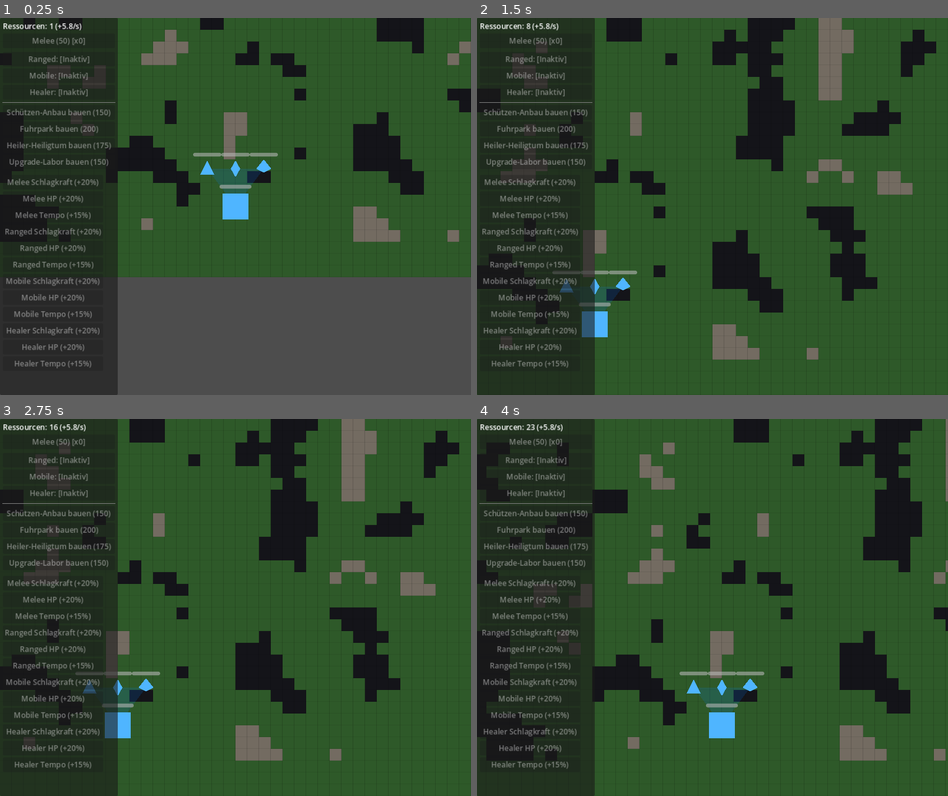
Above: before the commit, frames 1-4 (two rows, left to right).
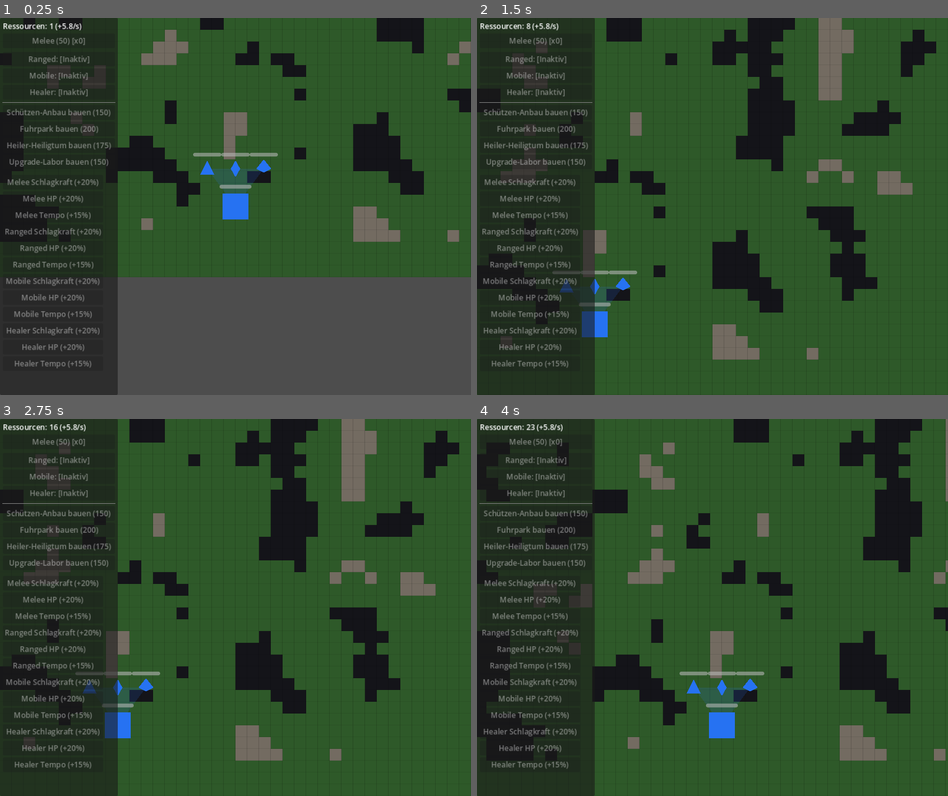
Above: after the commit, the same moments.

Repository: neuhier/airts
Game: Godot game, scene res://scenes/main/main.tscn
The game is run twice, just before and just after one commit, with the same random seed, the same clock (stepped at 60 frames per second) and the same inputs.
Inputs (mouse positions are in pixels of both pictures, inside the frame that each line leads up to):
- Up to frame 1 (0.25 s): no input
- Up to frame 2 (1.5 s): tap Enter at 0.5 s; move the mouse to (816, 187) at 0.52 s; hold Right (ui_right) 0.53-1.25 s; click (816, 187) at 0.67 s; tap Space at 1.25 s; drag from (618, 225) to (688, 281) at 1.27 s
- Up to frame 3 (2.75 s): move the mouse to (282, 524) at 2.02 s; hold Right (ui_right) from 2.03 s (still down)
- Up to frame 4 (4 s): release Right (ui_right) at 2.75 s; drag from (688, 682) to (571, 550) at 2.77 s; tap Enter at 3.5 s; move the mouse to (853, 664) at 3.52 s; hold Left (ui_left) from 3.53 s (still down)

The runs differ from the first frame. In frame 1, 0.5% of the frame differs, in the area x 42-58%, y 37-54%; in frame 2, 0.5%; in frame 3, 0.5%; in frame 4, 0.5%.

Commit message:
Clear coloring for both players
Co-authored-by: Ona <no-reply@ona.com>

Diff:
--- a/scripts/main/territory_visualizer.gd
+++ b/scripts/main/territory_visualizer.gd
@@ -4,8 +4,9 @@
 ## semi-transparent polygon, mirroring `EconomyController.get_units_polygon_area()`
 ## so the visual matches exactly what passive income is computed from.
 
-@export var player_color := Color(0.0, 0.5, 1.0, 0.15)
-@export var enemy_color := Color(1.0, 0.1, 0.1, 0.15)
+## Territory-fill alpha — kept separate from `Unit.TEAM_COLORS`' opaque
+## unit/HQ color so the map underneath a claimed area stays legible.
+const _TERRITORY_ALPHA := 0.15
 
 
 func _process(_delta: float) -> void:
@@ -13,8 +14,14 @@
 
 
 func _draw() -> void:
-	draw_team_territory(Unit.Team.PLAYER, player_color)
-	draw_team_territory(Unit.Team.ENEMY, enemy_color)
+	draw_team_territory(Unit.Team.PLAYER, _team_territory_color(Unit.Team.PLAYER))
+	draw_team_territory(Unit.Team.ENEMY, _team_territory_color(Unit.Team.ENEMY))
+
+
+func _team_territory_color(team: Unit.Team) -> Color:
+	var color: Color = Unit.TEAM_COLORS[team]
+	color.a = _TERRITORY_ALPHA
+	return color
 
 
 func draw_team_territory(team: Unit.Team, color: Color) -> void:
--- a/scripts/units/unit.gd
+++ b/scripts/units/unit.gd
@@ -9,6 +9,15 @@
 ## (healing, recycling, brood-spawning, etc.).
 
 enum Team { PLAYER, ENEMY }
+
+## Single source of truth for each team's color, applied to every unit's
+## and HQ's `Silhouette` node (see `_ready()`) and reused at reduced alpha
+## by `TerritoryVisualizer` for the resource-area polygons, so a team's
+## color is consistent everywhere it appears.
+const TEAM_COLORS := {
+	Team.PLAYER: Color(0.15, 0.45, 0.95, 1.0),
+	Team.ENEMY: Color(0.9, 0.15, 0.15, 1.0),
+}
 
 @export var team: Team = Team.PLAYER
 @export var max_hp: float = 100.0
@@ -63,9 +72,13 @@
 
 @onready var _hp_bar: ProgressBar = get_node_or_null("HPBar")
 @onready var _selection_ring: Node2D = get_node_or_null("SelectionRing")
+@onready var _silhouette: Polygon2D = get_node_or_null("Silhouette")
 
 
 func _ready() -> void:
+	if _silhouette:
+		_silhouette.color = TEAM_COLORS[team]
+
 	_base_damage = damage
 	_base_max_hp = max_hp
 	_base_move_speed = move_speed
